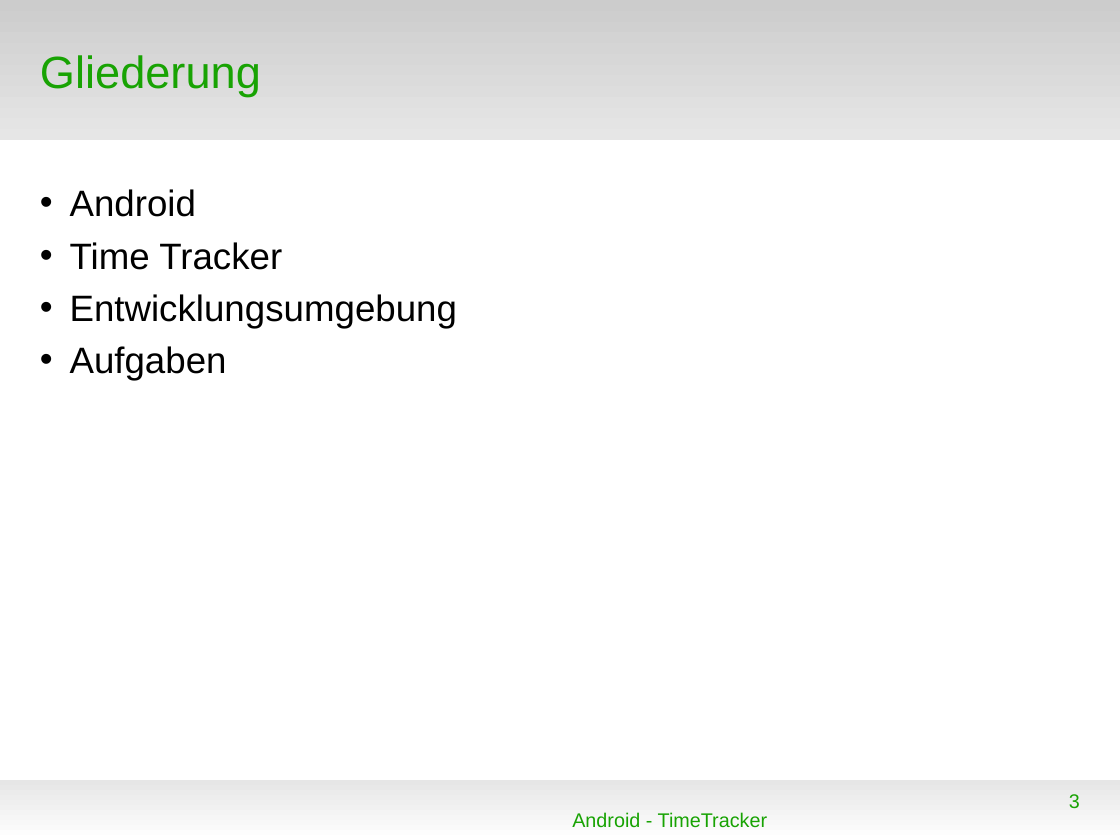
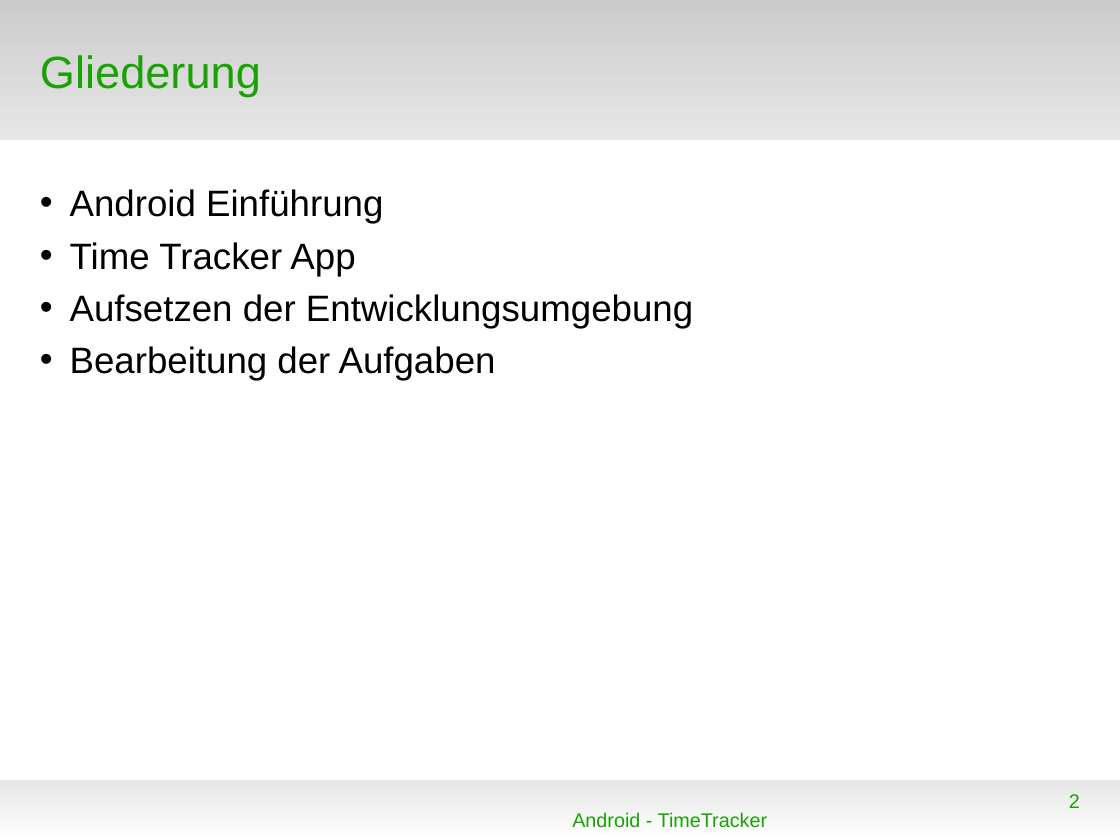
Before and after one commit to floriandrs/presentation, a slide deck: slide 2 of vortrag.odp (slide 3 before the commit). Drawn at 1120x840 pixels with LibreOffice and Linux fonts; fonts in the diff are those of the drawing; background and template pictures are left out. Boxes give left, top, right and bottom in pixels: in the first picture for what was removed or moved away, otherwise in the second. Text is boxed around its words. In the diff, an @@ line names an element or a change of style, - is before the commit and + after.

```diff
--- a/vortrag.odp
+++ b/vortrag.odp
@@ text at bbox=[70, 189, 693, 381]: text changed @@
-• Android
-• Time Tracker
-• Entwicklungsumgebung
-• Aufgaben
+• Android Einführung
+• Time Tracker App
+• Aufsetzen der Entwicklungsumgebung
+• Bearbeitung der Aufgaben
@@ page number at bbox=[1069, 794, 1080, 808]: text changed @@
-3
+2
```
Also in this commit, not shown: 16 other slides changed, 2 slides added, 2 slides removed.
